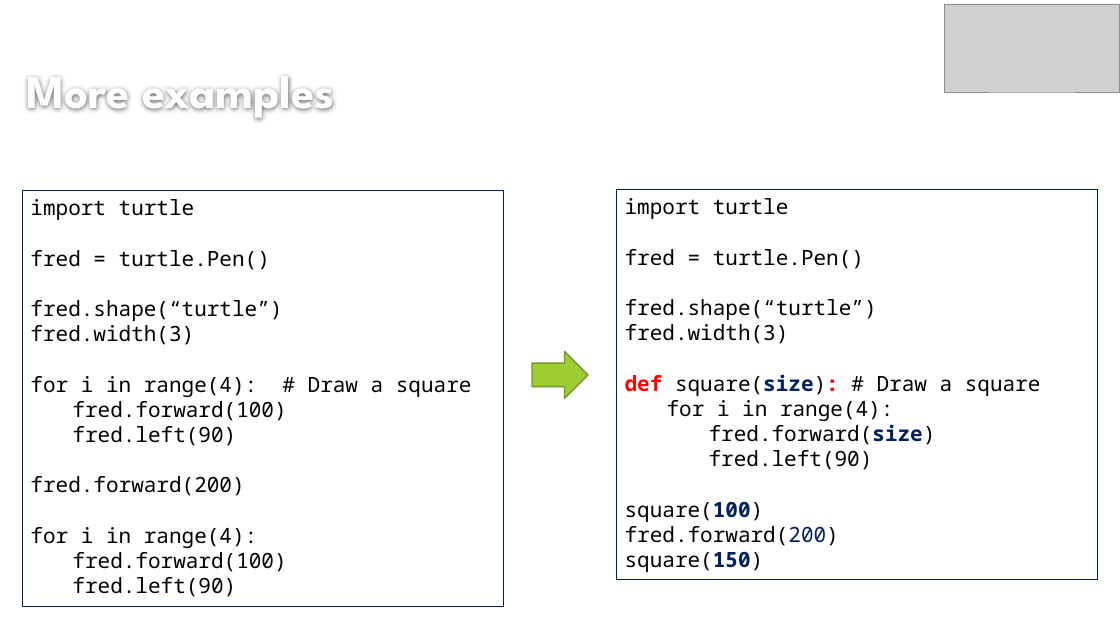
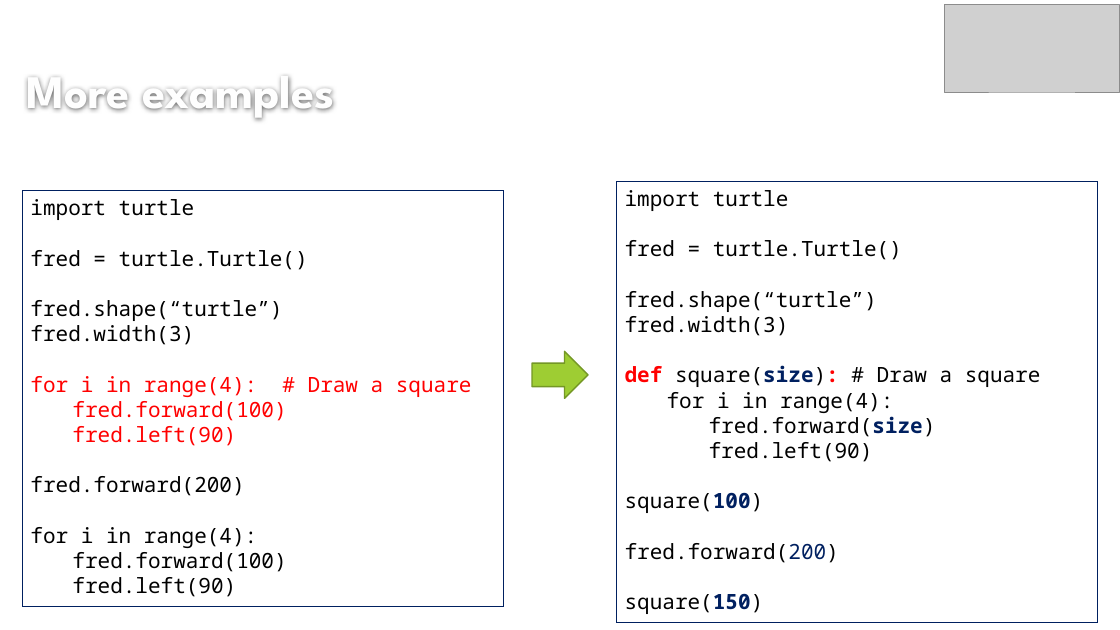
Before and after one commit to bigbrainacademy/python4kids, a slide deck: slide 4 of lec06/lec06.pptx. Drawn at 1120x630 pixels with LibreOffice and Linux fonts; fonts in the diff are those of the drawing; grey boxes stand for pictures; background and template pictures are left out. Boxes give left, top, right and bottom in pixels: in the first picture for what was removed or moved away, otherwise in the second. Text is boxed around its words. In the diff, an @@ line names an element or a change of style, - is before the commit and + after.

```diff
--- a/lec06/lec06.pptx
+++ b/lec06/lec06.pptx
@@ rectangle "import turtle": place and size @@
-rectangle "import turtle" at [617, 190, 1098, 580]
+rectangle "import turtle" at [617, 181, 1098, 623]
@@ text in rectangle at [30, 250, 308, 270]: text changed @@
-fred = turtle.Pen()
+fred = turtle.Turtle()
@@ text in rectangle at [625, 240, 902, 260]: text changed @@
-fred = turtle.Pen()
+fred = turtle.Turtle()
@@ text in rectangle at [30, 376, 472, 446]: text colour #000000 to #FF0000 in "for i in range(4): # Draw a ...", "fred.forward(100)", "fred.left(90)" @@
```
Also in this commit, not shown: 1 slide removed, 2 other files.
